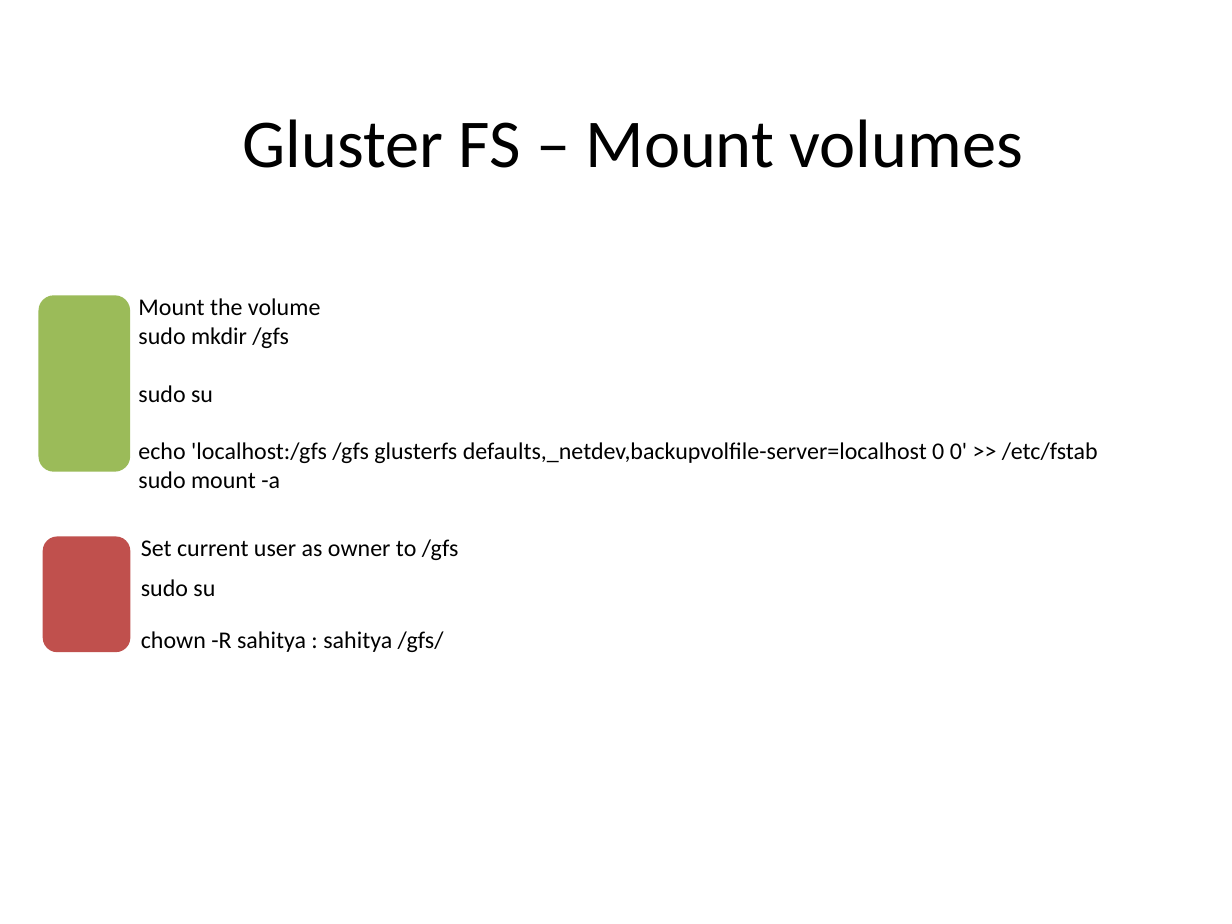
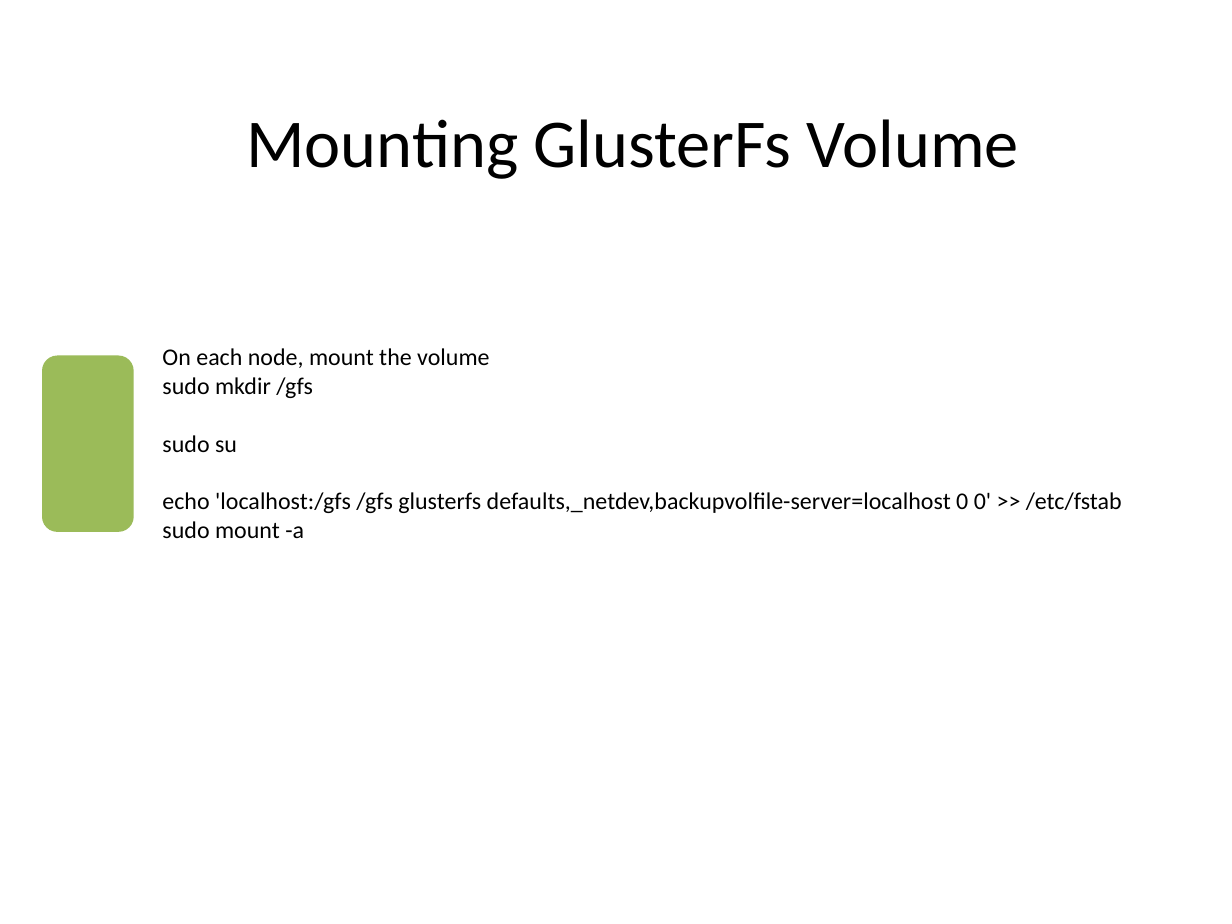
Before and after one commit to sahityacodes/VirtualizationCloudComputingProject, a slide deck: slide 21 of VCC.pptx. Drawn at 1232x924 pixels with LibreOffice and Linux fonts; fonts in the diff are those of the drawing. Boxes give left, top, right and bottom in pixels: in the first picture for what was removed or moved away, otherwise in the second. Text is boxed around its words. In the diff, an @@ line names an element or a change of style, - is before the commit and + after.

```diff
--- a/VCC.pptx
+++ b/VCC.pptx
@@ text at <box>246,119,1019,179</box>: text changed @@
-Gluster FS – Mount volumes
+Mounting GlusterFs Volume
@@ rounded rectangle: place and size @@
-rounded rectangle at <box>38,296,129,472</box>
+rounded rectangle at <box>42,356,133,532</box>
@@ text "On each node, mount the ...": place and size @@
-text "On each node, mount the ..." at <box>138,298,1098,488</box>
+text "On each node, mount the ..." at <box>162,348,1122,538</box>
@@ text at <box>162,348,489,368</box>: text changed @@
-Mount the volume
+On each node, mount the volume
@@ rounded rectangle removed at <box>43,536,131,652</box> @@
@@ text removed at <box>141,539,459,652</box> @@
-  Set current user as owner to /gfs
-sudo su
-chown -R sahitya : sahitya /gfs/
```
Also in this commit, not shown: 20 other slides changed, 1 slide added.
